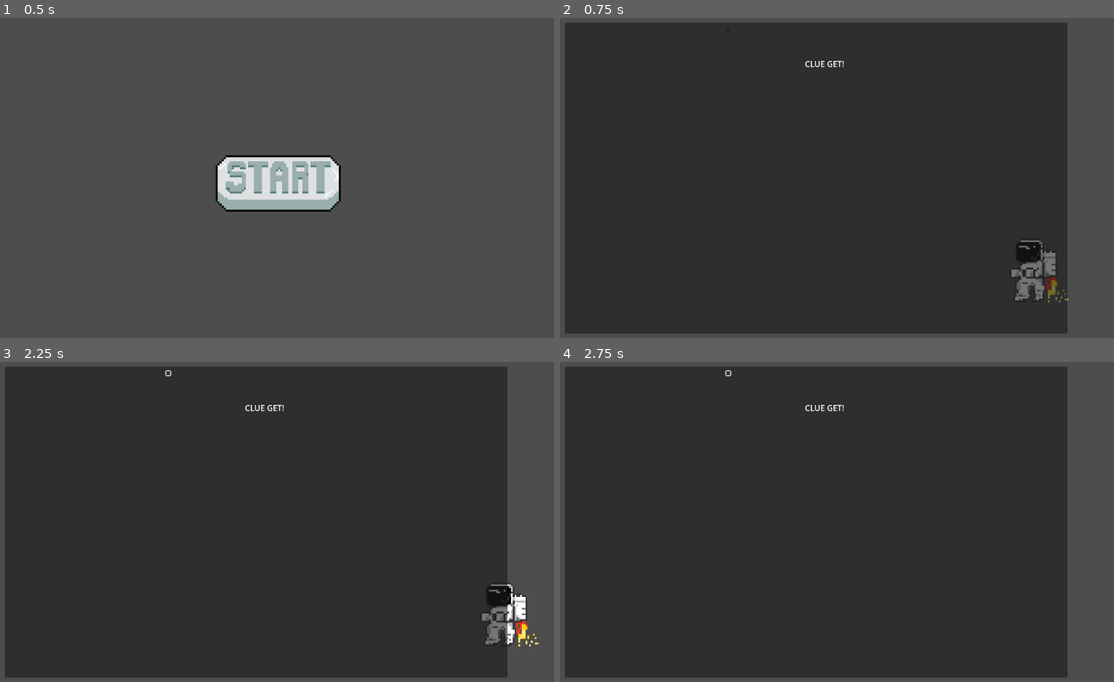
Above: before the commit, frames 1-4 (two rows, left to right).
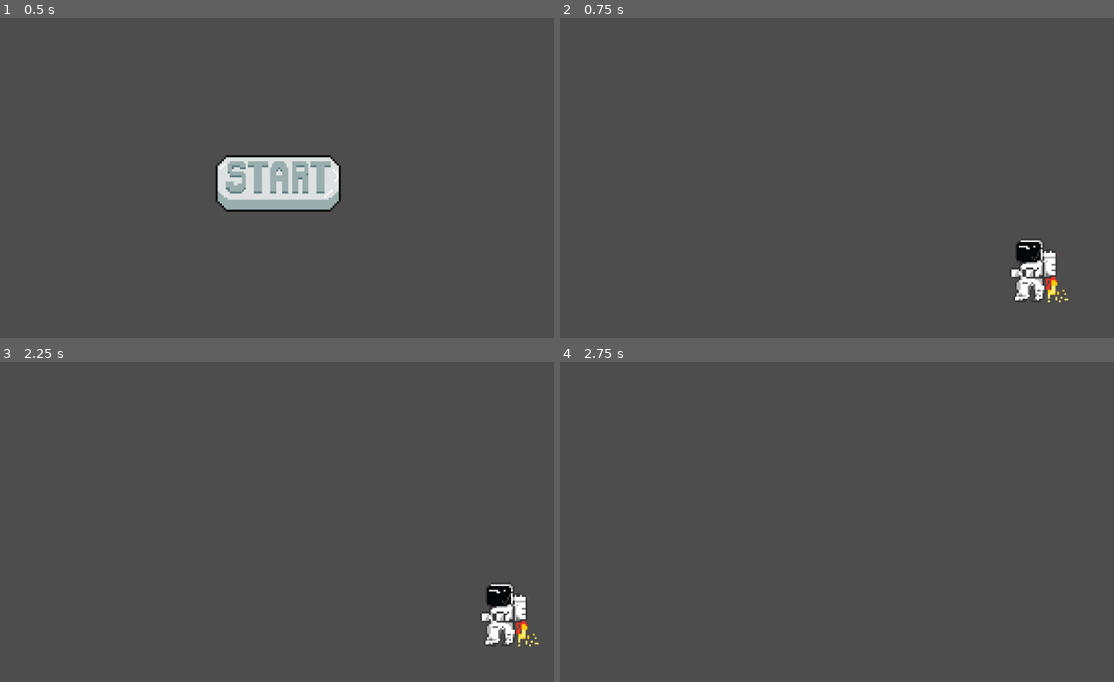
Above: after the commit, the same moments.

Repository: KTools2202/StarJump
Game: Godot game, scene res://start_button.tscn
Two runs of this game, one before a commit and one after it. Both use one fixed random seed, a clock stepped at 60 frames per second and the inputs below.
Inputs (mouse positions are in pixels of both pictures, inside the frame that each line leads up to):
- Up to frame 1 (0.5 s): no input
- Up to frame 2 (0.75 s): click (837, 184) at 0.5 s
- Up to frame 3 (2.25 s): click (166, 374) at 1.27 s; tap Enter at 2 s; hold Right (ui_right) from 2.03 s (still down)
- Up to frame 4 (2.75 s): keep holding Right (ui_right); tap Up (ui_up) at 2.27 s

Frame 1 is identical in both runs. In frame 2, 87% of the frame differs, in the area x 0-92%, y 1-99%; in frame 3, 88%; in frame 4, 88%.
Error before the commit: Cannot call method 'connect' on a null value. (res://scripts/clues/ClueMenu.gd:6)

Commit message:
fix: clue collision detection

Diff:
--- a/scenes/checkpoint.tscn
+++ b/scenes/checkpoint.tscn
@@ -37,22 +37,22 @@
 offset_right = 1060.0
 offset_bottom = 635.0
 
-[node name="Label" type="Label" parent="ClueMenu"]
+[node name="Button" type="Button" parent="ClueMenu/Panel"]
 layout_mode = 0
-offset_left = 294.0
-offset_top = 51.0
-offset_right = 863.0
-offset_bottom = 149.0
+offset_left = 320.0
+offset_top = 9.0
+offset_right = 328.0
+offset_bottom = 17.0
+
+[node name="Label" type="Label" parent="ClueMenu/Panel"]
+layout_mode = 0
+offset_left = 231.0
+offset_top = 33.0
+offset_right = 800.0
+offset_bottom = 131.0
 text = "CLUE GET!"
 horizontal_alignment = 1
 vertical_alignment = 1
-
-[node name="Button" type="Button" parent="ClueMenu"]
-layout_mode = 0
-offset_left = 383.0
-offset_top = 27.0
-offset_right = 391.0
-offset_bottom = 35.0
 
 [node name="Clue1" type="Area2D" parent="."]
 position = Vector2(198, 31)
--- a/scripts/Main.gd
+++ b/scripts/Main.gd
@@ -1,6 +1,6 @@
 extends Node2D
 
-onready var checkpoint_gui = preload("res://scenes/checkpoint.tscn").instance()
+@onready var checkpoint_gui = preload("res://scenes/checkpoint.tscn").instance()
 # Called when the node enters the scene tree for the first time.
 func _ready():
 	load_scene("res://scenes/start_button.tscn")
--- a/scripts/clues/ClueMenu.gd
+++ b/scripts/clues/ClueMenu.gd
@@ -3,7 +3,7 @@
 var callback = null
 
 func _ready():
-	$Button.connect("pressed", Callable(self, "_on_ok_button_pressed"))
+	$Panel/Button.connect("pressed", Callable(self, "_on_ok_button_pressed"))
 	hide()  # Start hidden
 
 func show_message(title, body, callback_func = null):
